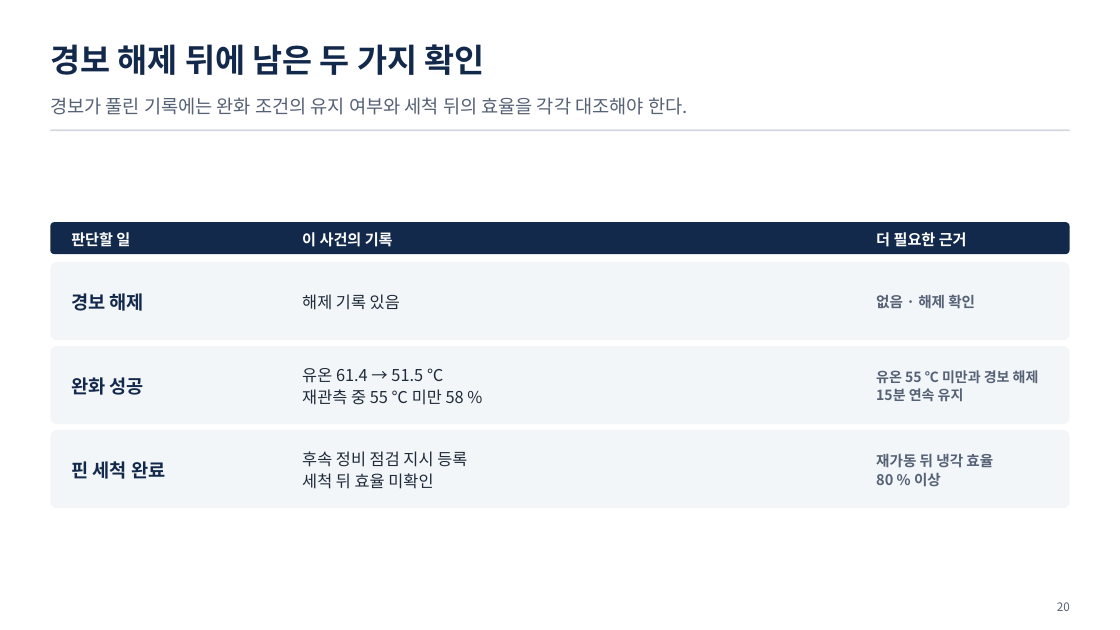
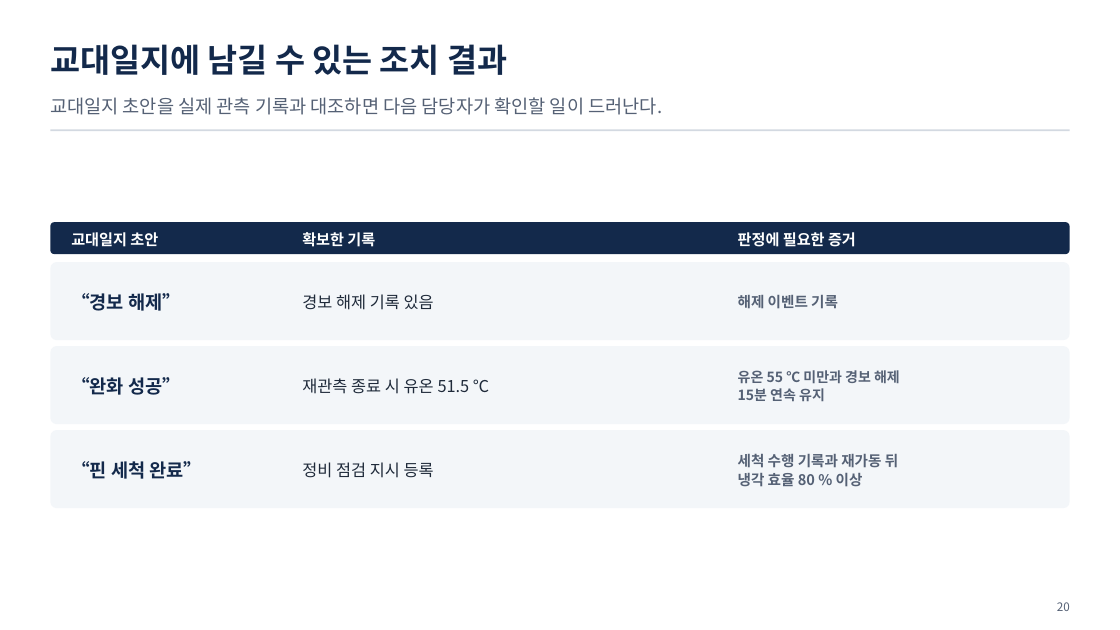
Before and after one commit to uengine-oss/hyd-iot-edu, a slide deck: slide 20 of workspace/강의제작/산출물/통합반/이론/03회차/통합반_03일차.pptx. Drawn at 1120x630 pixels with LibreOffice and Linux fonts; fonts in the diff are those of the drawing. Boxes give left, top, right and bottom in pixels: in the first picture for what was removed or moved away, otherwise in the second. Text is boxed around its words. In the diff, an @@ line names an element or a change of style, - is before the commit and + after.

Commit message:
통합반 3회차 19~20장을 관측 해석과 교대일지 수정으로 재구성하고 1편 낭독을 다시 검증한다

```diff
--- a/workspace/강의제작/산출물/통합반/이론/03회차/통합반_03일차.pptx
+++ b/workspace/강의제작/산출물/통합반/이론/03회차/통합반_03일차.pptx
@@ text at (x1=50, y1=44, x2=507, y2=75): text changed @@
-경보 해제 뒤에 남은 두 가지 확인
+교대일지에 남길 수 있는 조치 결과
@@ text at (x1=50, y1=97, x2=662, y2=115): text changed @@
-경보가 풀린 기록에는 완화 조건의 유지 여부와 세척 뒤의 효율을 각각 대조해야 한다.
+교대일지 초안을 실제 관측 기록과 대조하면 다음 담당자가 확인할 일이 드러난다.
@@ text at (x1=71, y1=232, x2=158, y2=247): text changed @@
-판단할 일
+교대일지 초안
@@ text at (x1=302, y1=232, x2=375, y2=247): text changed @@
-이 사건의 기록
+확보한 기록
@@ text at (x1=738, y1=232, x2=856, y2=247): text changed @@
-더 필요한 근거
+판정에 필요한 증거
@@ text at (x1=71, y1=293, x2=181, y2=311): text changed @@
-경보 해제
+“경보 해제”
@@ text at (x1=302, y1=294, x2=434, y2=310): text changed @@
-해제 기록 있음
+경보 해제 기록 있음
@@ text at (x1=738, y1=295, x2=838, y2=309): text changed @@
-없음 · 해제 확인
+해제 이벤트 기록
@@ text "유온 55 ℃ 미만과 경보 ..." moved from (x1=876, y1=370, x2=1039, y2=401) to (x1=738, y1=370, x2=900, y2=401) @@
@@ text at (x1=71, y1=377, x2=181, y2=395): text changed @@
-완화 성공
+“완화 성공”
@@ text at (x1=302, y1=378, x2=489, y2=394): text changed @@
-유온 61.4 → 51.5 ℃
-재관측 중 55 ℃ 미만 58 %
+재관측 종료 시 유온 51.5 ℃
@@ text at (x1=71, y1=461, x2=203, y2=479): text changed @@
-핀 세척 완료
+“핀 세척 완료”
@@ text at (x1=302, y1=462, x2=434, y2=478): text changed @@
-후속 정비 점검 지시 등록
-세척 뒤 효율 미확인
+정비 점검 지시 등록
@@ text at (x1=738, y1=454, x2=898, y2=487): text changed @@
-재가동 뒤 냉각 효율
-80 % 이상
+세척 수행 기록과 재가동 뒤
+냉각 효율 80 % 이상
```
Also in this commit, not shown: 1 other slide changed, 14 other files.
